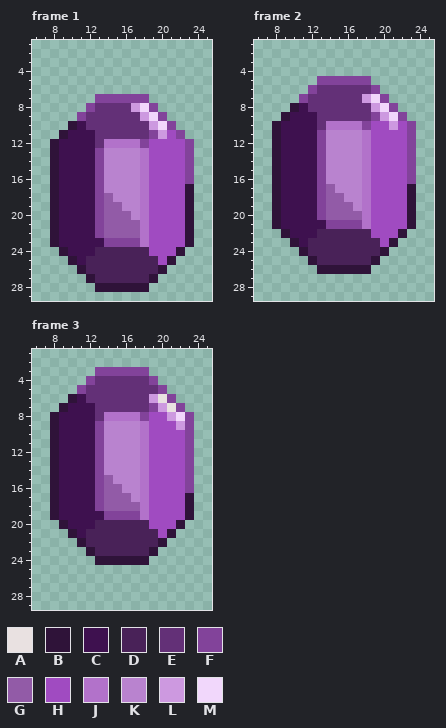
File history of a pixel-art file, Assets/Jungle/Environment/Collectables/Ruby.aseprite. That is the earlier state.
32x32 pixels, 4 frames. Colours within 5 levels of each other are drawn and written as one. Shown: frame 1: x 6..25, y 1..29; frame 2: x 6..25, y 1..29; frame 3: x 6..25, y 1..29. The commit also changed other frames, which this record leaves out.
Palette (. is transparent): A #e9e1e1  B #2f1339  C #3e114f  D #492258  E #633077  F #82439a  G #925ba7  H #a04bc1  J #b272ca  K #b983cf  L #cd99e0  M #f1d7fb
Now the later version:
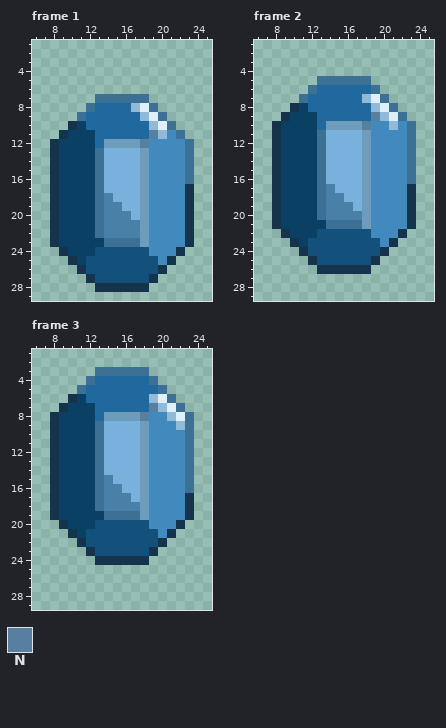
Colours new in this view: N #56809e
Diff:
{"change": "layer \"Sapphire\" added"}
{"change": "layer \"Layer 2 Copy\" removed"}
{"colour":"B","old":"#2f1339","new":"#15344b"}
{"colour":"C","old":"#3e114f","new":"#0b4065"}
{"colour":"D","old":"#492258","new":"#13507b"}
{"colour":"E","old":"#633077","new":"#1f699e"}
{"colour":"F","old":"#82439a","new":"#3c7195"}
{"colour":"G","old":"#925ba7","new":"#4980a7"}
{"colour":"H","old":"#a04bc1","new":"#428abd"}
{"colour":"J","old":"#b272ca","new":"#6d9cbd"}
{"colour":"K","old":"#b983cf","new":"#78b2dc"}
{"colour":"L","old":"#cd99e0","new":"#90bad7"}
{"colour":"M","old":"#f1d7fb","new":"#e0f0fb"}
{"where": "frame 1, layer \"Sapphire\""}
{"frame":1,"y":11,"x":19,"old":"F","new":"N"}
{"frame":1,"y":12,"x":18,"old":"F","new":"N"}
{"where": "frame 2, layer \"Sapphire\""}
{"frame":2,"y":9,"x":19,"old":"F","new":"N"}
{"frame":2,"y":10,"x":18,"old":"F","new":"N"}
{"where": "frame 3, layer \"Sapphire\""}
{"frame":3,"y":6,"x":20,"old":"A","new":"M"}
{"frame":3,"y":7,"x":19,"old":"F","new":"N"}
{"frame":3,"y":7,"x":21,"old":"A","new":"M"}
{"frame":3,"y":8,"x":18,"old":"F","new":"N"}
{"label":"changed","picture_box":[50,94,194,292]}
{"label":"changed","picture_box":[272,76,416,274]}
{"label":"changed","picture_box":[50,367,194,565]}
